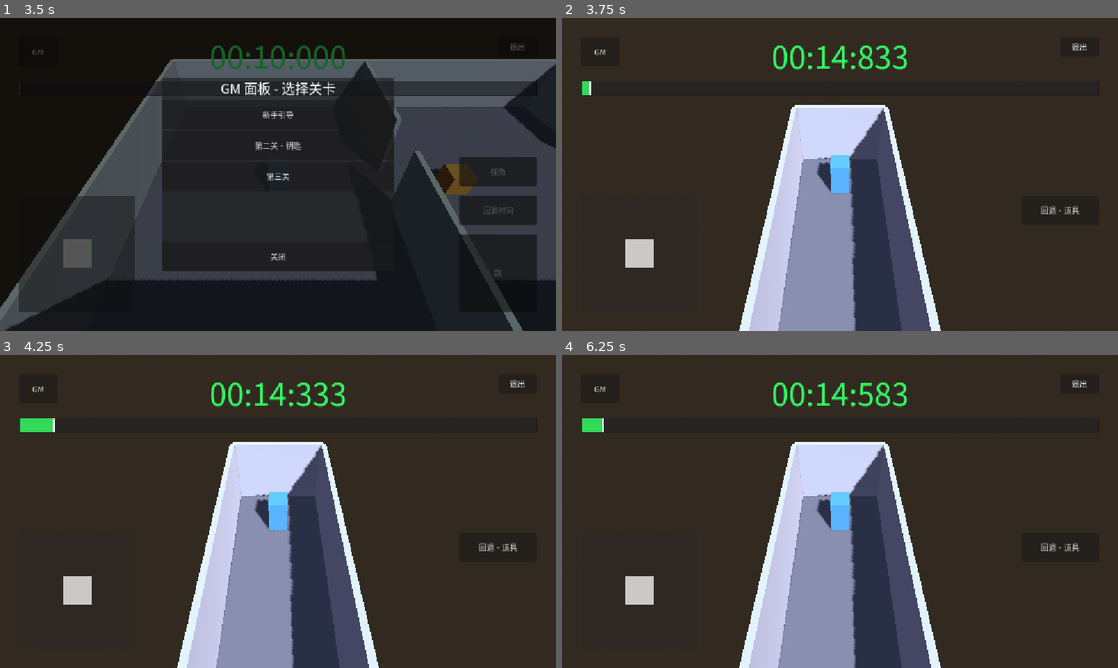
Above: before the commit, frames 1-4 (two rows, left to right).
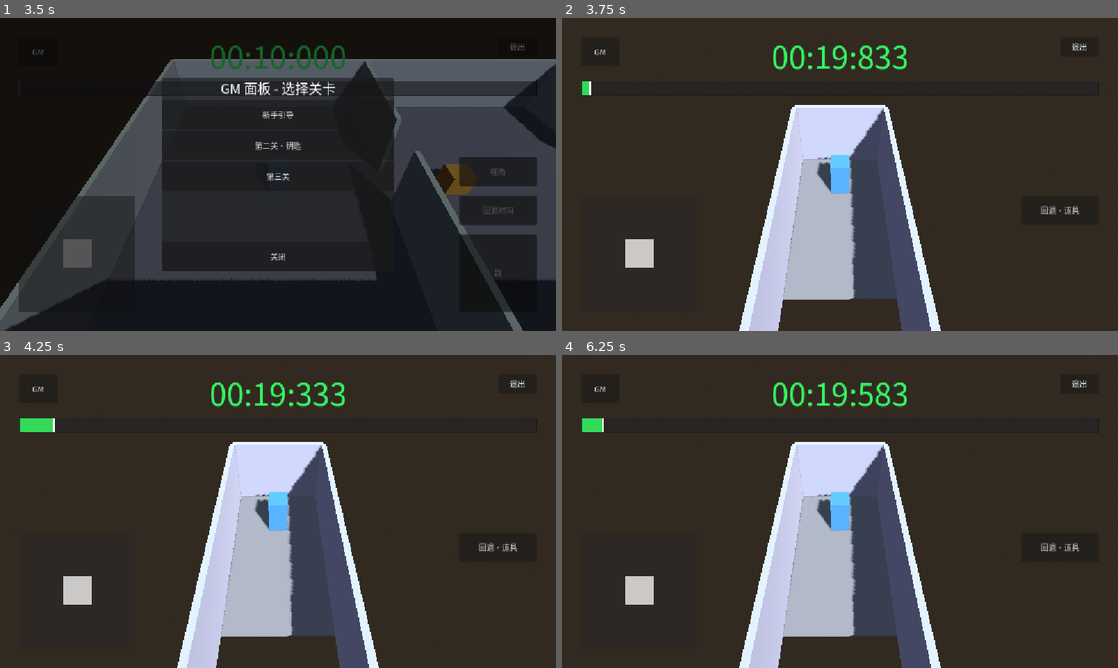
Above: after the commit, the same moments.

Repository: boomlulu/godot-jolt-time
Game: Godot game, scene res://world.tscn
Same seed, same stepped clock (60 frames per second), same inputs: the game is played once before the commit and once after it.
Inputs:
- Up to frame 1 (3.5 s): click "跳" at 0.5 s; click "回退时间" at 1.25 s; click "视角" at 2 s; click "GM" at 2.75 s
- Up to frame 2 (3.75 s): click "第三关" at 3.5 s
- Up to frame 3 (4.25 s): no input
- Up to frame 4 (6.25 s): click "回退·道具" at 4.25 s; click "GM" at 5 s; click "第三关" at 5.75 s

Frame 1 is identical in both runs. In frame 2, 6.7% of the frame differs, in the area x 38-62%, y 8-100%; in frame 3, 6.7%; in frame 4, 6.7%.

Commit message:
refactor(level_03): platforming with carry on moving platforms
- Floor 拆 StartPlatform + EndPlatform，中间 16m 深坑
- 3 道具改扁平跳板 1.5×0.4×1.5，sine 频率降到 0.25-0.35Hz
- 删除 HitBox 死亡（跳板不杀），改掉坑死亡 y<-5
- 加 carry 逻辑：raycast 检测 actor 脚下 platform，按 dx 增量平移
- rewind / scrub 期间 actor 跟随 platform 保持相对位置
- countdown 调到 20s 配合平台跳跃节奏

Co-Authored-By: Claude Opus 4.7 (1M context) <noreply@anthropic.com>

Diff:
--- a/level_03.gd
+++ b/level_03.gd
@@ -8,7 +8,8 @@
 	{"name": "第三关", "scene": "res://level_03.tscn"},
 ]
 
-const TIMER_START := 15.0
+const TIMER_START := 20.0
+const FALL_DEATH_Y := -5.0
 
 @onready var _item_timeline: Timeline = $ItemTimeline
 @onready var _actor: CharacterBody3D = $Actor
@@ -39,9 +40,6 @@
 @onready var _item1_trail: MultiMeshInstance3D = $ItemTrail1
 @onready var _item2_trail: MultiMeshInstance3D = $ItemTrail2
 @onready var _item3_trail: MultiMeshInstance3D = $ItemTrail3
-@onready var _item1_hit: Area3D = $Item1/HitBox
-@onready var _item2_hit: Area3D = $Item2/HitBox
-@onready var _item3_hit: Area3D = $Item3/HitBox
 
 var _rewind_held: bool = false
 var _door_triggered: bool = false
@@ -49,12 +47,17 @@
 var _game_over: bool = false
 var _won: bool = false
 
+var _items: Array = []
+var _riding_platform: RigidBody3D = null
+var _riding_last_x: float = 0.0
+
 func _ready() -> void:
 	_actor.joystick = _hud_joystick
 	_actor.camera = _camera
 	_camera.target = _actor
 
 	# items setup
+	_items = [_item1, _item2, _item3]
 	var trail_color := Color(1.0, 0.7, 0.3, 1.0)
 	for entry in [
 		{"rec": _item1_recorder, "gt": _item1_ghost_trail, "rb": _item1, "tr": _item1_trail},
@@ -77,9 +80,6 @@
 	_hud_gm_button.pressed.connect(_on_gm_open)
 	_hud_gm_close.pressed.connect(_on_gm_close)
 	_door.body_entered.connect(_on_door_entered)
-	_item1_hit.body_entered.connect(_on_item_hit)
-	_item2_hit.body_entered.connect(_on_item_hit)
-	_item3_hit.body_entered.connect(_on_item_hit)
 	_hud_timeline.bind_timeline(_item_timeline)
 	_hud_tips.visible = false
 	_populate_levels()
@@ -92,6 +92,41 @@
 	_camera.tick_yaw(delta)
 	_item_timeline.rewind_held = _rewind_held
 	_tick_item_timeline(delta)
+	_carry_actor_on_platform()
+
+func _carry_actor_on_platform() -> void:
+	# delta-based carry: 玩家踩在 platform 上时跟随 platform 的 x 平移
+	# 时机：在 platform _physics_process 推进之后调用，此时 platform 已到新位置
+	var current_ride := _detect_ride()
+	if current_ride != null and current_ride == _riding_platform:
+		var dx: float = current_ride.global_position.x - _riding_last_x
+		if absf(dx) > 0.0:
+			_actor.global_position.x += dx
+	_riding_platform = current_ride
+	if current_ride != null:
+		_riding_last_x = current_ride.global_position.x
+
+func _detect_ride() -> RigidBody3D:
+	# 从 actor 脚底向下射线检测，命中的若是已知 platform 则返回
+	var space := _actor.get_world_3d().direct_space_state
+	var from := _actor.global_position + Vector3(0, 0.1, 0)
+	var to := _actor.global_position + Vector3(0, -0.6, 0)
+	var query := PhysicsRayQueryParameters3D.create(from, to)
+	query.exclude = [_actor.get_rid()]
+	var hit := space.intersect_ray(query)
+	if hit.is_empty():
+		return null
+	var body = hit.collider
+	for item in _items:
+		if item == body:
+			return item
+	return null
+
+func _check_fall_off() -> void:
+	if _game_over or _won:
+		return
+	if _actor.global_position.y < FALL_DEATH_Y:
+		_trigger_game_over("掉下深坑，游戏结束")
 
 func _tick_item_timeline(delta: float) -> void:
 	# ItemTimeline 永远 ADVANCING（除非 rewind / drag / locked / game over）
@@ -113,6 +148,7 @@
 		if _countdown <= 0.0:
 			_countdown = 0.0
 			_trigger_game_over("时间到，游戏结束")
+		_check_fall_off()
 	_item_timeline.push_visuals()
 	_update_timer_label()
 	var locked := _item_timeline.is_locked()
@@ -167,11 +203,6 @@
 	_door_triggered = true
 	_trigger_win()
 
-func _on_item_hit(body: Node3D) -> void:
-	if body != _actor:
-		return
-	_trigger_game_over("撞到道具了！")
-
 func _on_rewind_started() -> void:
 	_rewind_held = true
 
--- a/level_03.tscn
+++ b/level_03.tscn
@@ -25,14 +25,14 @@
 ambient_light_source = 3
 ambient_light_energy = 0.5
 
-[sub_resource type="BoxMesh" id="BoxMesh_floor"]
-size = Vector3(4, 0.2, 30)
-
-[sub_resource type="BoxShape3D" id="BoxShape_floor"]
-size = Vector3(4, 0.2, 30)
+[sub_resource type="BoxMesh" id="BoxMesh_platform_floor"]
+size = Vector3(4, 0.2, 7)
+
+[sub_resource type="BoxShape3D" id="BoxShape_platform_floor"]
+size = Vector3(4, 0.2, 7)
 
 [sub_resource type="StandardMaterial3D" id="Mat_floor"]
-albedo_color = Color(0.42, 0.42, 0.48, 1)
+albedo_color = Color(0.55, 0.55, 0.55, 1)
 
 [sub_resource type="BoxMesh" id="BoxMesh_wall_long"]
 size = Vector3(0.2, 3, 30)
@@ -71,13 +71,10 @@
 albedo_color = Color(0.95, 0.2, 0.2, 1)
 
 [sub_resource type="BoxMesh" id="BoxMesh_item"]
-size = Vector3(1, 1, 1)
+size = Vector3(1.5, 0.4, 1.5)
 
 [sub_resource type="BoxShape3D" id="BoxShape_item"]
-size = Vector3(1, 1, 1)
-
-[sub_resource type="BoxShape3D" id="BoxShape_item_hit"]
-size = Vector3(1.1, 1.1, 1.1)
+size = Vector3(1.5, 0.4, 1.5)
 
 [sub_resource type="StandardMaterial3D" id="Mat_item"]
 albedo_color = Color(1, 0.55, 0.15, 1)
@@ -93,7 +90,7 @@
 
 [sub_resource type="BoxMesh" id="BoxMesh_ghost_item"]
 material = SubResource("Mat_ghost")
-size = Vector3(1, 1, 1)
+size = Vector3(1.5, 0.4, 1.5)
 
 [sub_resource type="MultiMesh" id="ItemGhostMM1"]
 transform_format = 1
@@ -142,15 +139,25 @@
 transform = Transform3D(0.866025, -0.353553, 0.353553, 0, 0.707107, 0.707107, -0.5, -0.612372, 0.612372, 0, 10, 0)
 shadow_enabled = true
 
-[node name="Floor" type="StaticBody3D" parent="."]
-transform = Transform3D(1, 0, 0, 0, 1, 0, 0, 0, 1, 0, -0.1, 0)
-
-[node name="MeshInstance3D" type="MeshInstance3D" parent="Floor"]
-mesh = SubResource("BoxMesh_floor")
+[node name="StartPlatform" type="StaticBody3D" parent="."]
+transform = Transform3D(1, 0, 0, 0, 1, 0, 0, 0, 1, 0, -0.1, -11.5)
+
+[node name="MeshInstance3D" type="MeshInstance3D" parent="StartPlatform"]
+mesh = SubResource("BoxMesh_platform_floor")
 surface_material_override/0 = SubResource("Mat_floor")
 
-[node name="CollisionShape3D" type="CollisionShape3D" parent="Floor"]
-shape = SubResource("BoxShape_floor")
+[node name="CollisionShape3D" type="CollisionShape3D" parent="StartPlatform"]
+shape = SubResource("BoxShape_platform_floor")
+
+[node name="EndPlatform" type="StaticBody3D" parent="."]
+transform = Transform3D(1, 0, 0, 0, 1, 0, 0, 0, 1, 0, -0.1, 11.5)
+
+[node name="MeshInstance3D" type="MeshInstance3D" parent="EndPlatform"]
+mesh = SubResource("BoxMesh_platform_floor")
+surface_material_override/0 = SubResource("Mat_floor")
+
+[node name="CollisionShape3D" type="CollisionShape3D" parent="EndPlatform"]
+shape = SubResource("BoxShape_platform_floor")
 
 [node name="WallWest" type="StaticBody3D" parent="."]
 transform = Transform3D(1, 0, 0, 0, 1, 0, 0, 0, 1, -2, 1.5, 0)
@@ -237,9 +244,10 @@
 freeze_mode = 1
 script = ExtResource("11_item")
 home_x = 0.0
+home_y = 1.0
 home_z = -5.0
-amplitude = 1.4
-frequency_hz = 0.45
+amplitude = 1.5
+frequency_hz = 0.25
 phase = 0.0
 
 [node name="MeshInstance3D" type="MeshInstance3D" parent="Item1"]
@@ -249,11 +257,6 @@
 [node name="CollisionShape3D" type="CollisionShape3D" parent="Item1"]
 shape = SubResource("BoxShape_item")
 
-[node name="HitBox" type="Area3D" parent="Item1"]
-
-[node name="CollisionShape3D" type="CollisionShape3D" parent="Item1/HitBox"]
-shape = SubResource("BoxShape_item_hit")
-
 [node name="Recorder" type="Node" parent="Item1"]
 script = ExtResource("6_rewind")
 
@@ -261,7 +264,7 @@
 script = ExtResource("10_ghost")
 
 [node name="Item2" type="RigidBody3D" parent="."]
-transform = Transform3D(1, 0, 0, 0, 1, 0, 0, 0, 1, 1.4, 1, 0)
+transform = Transform3D(1, 0, 0, 0, 1, 0, 0, 0, 1, 1.5, 1, 0)
 mass = 1.5
 linear_damp = 2.0
 angular_damp = 4.0
@@ -269,9 +272,10 @@
 freeze_mode = 1
 script = ExtResource("11_item")
 home_x = 0.0
+home_y = 1.0
 home_z = 0.0
-amplitude = 1.4
-frequency_hz = 0.6
+amplitude = 1.5
+frequency_hz = 0.35
 phase = 1.5707963
 
 [node name="MeshInstance3D" type="MeshInstance3D" parent="Item2"]
@@ -280,11 +284,6 @@
 
 [node name="CollisionShape3D" type="CollisionShape3D" parent="Item2"]
 shape = SubResource("BoxShape_item")
-
-[node name="HitBox" type="Area3D" parent="Item2"]
-
-[node name="CollisionShape3D" type="CollisionShape3D" parent="Item2/HitBox"]
-shape = SubResource("BoxShape_item_hit")
 
 [node name="Recorder" type="Node" parent="Item2"]
 script = ExtResource("6_rewind")
@@ -301,9 +300,10 @@
 freeze_mode = 1
 script = ExtResource("11_item")
 home_x = 0.0
+home_y = 1.0
 home_z = 5.0
-amplitude = 1.4
-frequency_hz = 0.35
+amplitude = 1.5
+frequency_hz = 0.30
 phase = 3.1415927
 
 [node name="MeshInstance3D" type="MeshInstance3D" parent="Item3"]
@@ -312,11 +312,6 @@
 
 [node name="CollisionShape3D" type="CollisionShape3D" parent="Item3"]
 shape = SubResource("BoxShape_item")
-
-[node name="HitBox" type="Area3D" parent="Item3"]
-
-[node name="CollisionShape3D" type="CollisionShape3D" parent="Item3/HitBox"]
-shape = SubResource("BoxShape_item_hit")
 
 [node name="Recorder" type="Node" parent="Item3"]
 script = ExtResource("6_rewind")
@@ -392,7 +387,7 @@
 offset_top = 30.0
 offset_right = 180.0
 offset_bottom = 120.0
-text = "00:15:000"
+text = "00:20:000"
 horizontal_alignment = 1
 vertical_alignment = 1
 theme_override_font_sizes/font_size = 64
--- a/level_03_item.gd
+++ b/level_03_item.gd
@@ -1,10 +1,11 @@
 extends RigidBody3D
 
-# 道具运动是 ItemTimeline.current_time 的纯函数：正弦左右摇摆
+# 道具（跳板）运动是 ItemTimeline.current_time 的纯函数：正弦左右摇摆
 @export var home_x: float = 0.0
+@export var home_y: float = 1.0
 @export var home_z: float = 0.0
-@export var amplitude: float = 1.4
-@export var frequency_hz: float = 0.5
+@export var amplitude: float = 1.5
+@export var frequency_hz: float = 0.3
 @export var phase: float = 0.0
 
 var timeline: Timeline = null
@@ -20,4 +21,4 @@
 		return
 	var t: float = timeline.current_time
 	var target_x: float = home_x + sin(t * frequency_hz * TAU + phase) * amplitude
-	global_position = Vector3(target_x, global_position.y, home_z)
+	global_position = Vector3(target_x, home_y, home_z)
